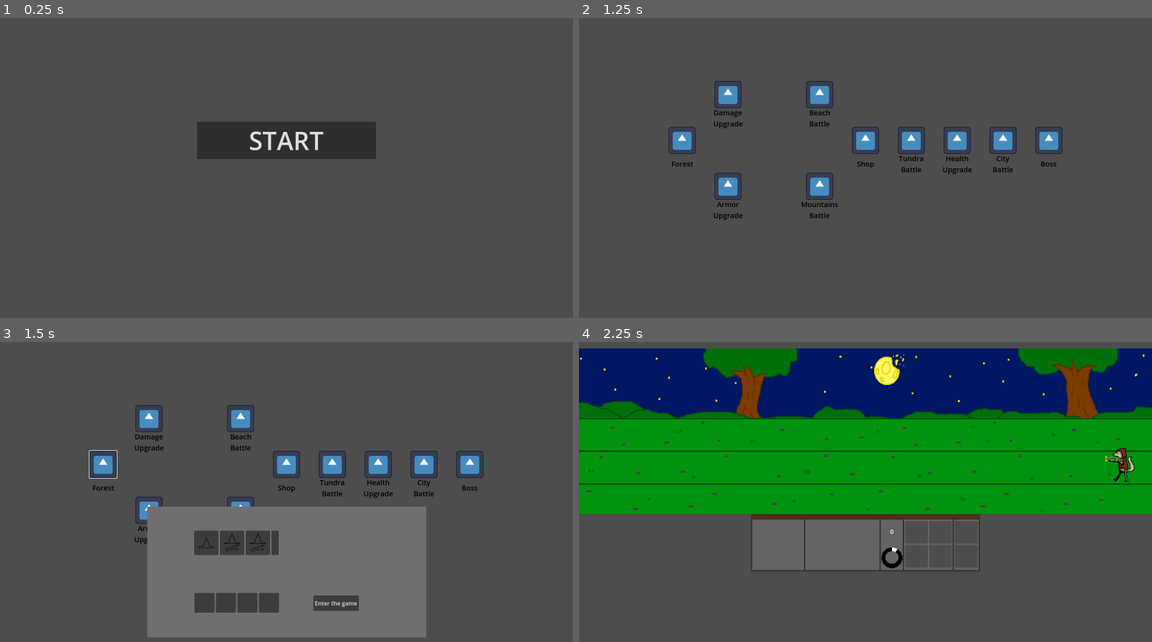
Above: before the commit, frames 1-4 (two rows, left to right).
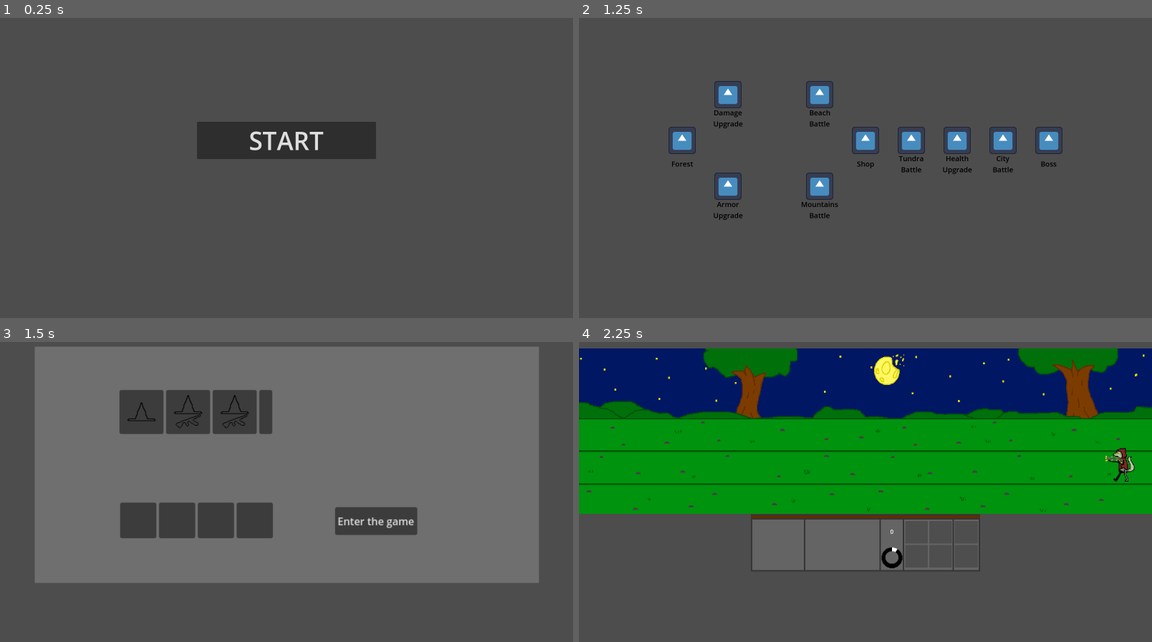
Above: after the commit, the same moments.

Repository: SammyCadian/wizards-who-hate-lizards
Game: Godot game, scene res://game.tscn
Two runs of this game, one before a commit and one after it. Both use one fixed random seed, a clock stepped at 60 frames per second and the inputs below. The engine's default icon, where the game draws it, is replaced by a stand-in: a white triangle on a blue panel in a dark square.
Inputs (mouse positions are in pixels of both pictures, inside the frame that each line leads up to):
- Up to frame 1 (0.25 s): no input
- Up to frame 2 (1.25 s): click "START" at 0.5 s
- Up to frame 3 (1.5 s): click (103, 465) at 1.27 s
- Up to frame 4 (2.25 s): click "Enter the game" at 2 s

Frames 1-2 are identical in both runs. In frame 3, 64% of the frame differs, in the area x 6-94%, y 1-99%; in frame 4, nothing differs.

Commit message:
Bugs and Godot version change
Fixed an error caused by lowering the Godot version
Fixed a fatal error caused by double freeing a dying unit's hitbox

Diff:
--- a/Scenes/UI/map.gd
+++ b/Scenes/UI/map.gd
@@ -86,7 +86,7 @@
 		currUnitSelect = unitSelectScene.instantiate()
 		currUnitSelect.name = "unitSelect" # Rename it in the tree
 		currUnitSelect.loadBattle.connect(loadBattle) # Connect the startGame signal
-		currUnitSelect.position = Vector2(0, 300)
+		#currUnitSelect.position = Vector2(0, 300)
 		add_child(currUnitSelect)
 
 # Connected from the unit selection signal, load into battle with the selected units
--- a/Scenes/UI/unit_selection.gd
+++ b/Scenes/UI/unit_selection.gd
@@ -1,4 +1,4 @@
-extends Node2D
+extends Control
 
 
 @export var unitOneIcon: CompressedTexture2D
--- a/Scenes/UI/unit_selection.tscn
+++ b/Scenes/UI/unit_selection.tscn
@@ -1,17 +1,21 @@
 [gd_scene load_steps=5 format=3 uid="uid://ckonvx88mks8d"]
 
-[ext_resource type="Script" uid="uid://dahbk8serjvie" path="res://Scenes/UI/unit_selection.gd" id="1_bxdoy"]
+[ext_resource type="Script" path="res://Scenes/UI/unit_selection.gd" id="1_bxdoy"]
 [ext_resource type="Texture2D" uid="uid://b1gbqcv7e8t4t" path="res://Sprites/UI/ButtonIcons/Wizards/AutoRifleIcon.png" id="2_ongp6"]
 [ext_resource type="Texture2D" uid="uid://ck7xbeysukqg3" path="res://Sprites/UI/ButtonIcons/Wizards/BasicIcon.png" id="3_0rmpk"]
 [ext_resource type="Texture2D" uid="uid://d16t6tiqbm3tp" path="res://Sprites/UI/ButtonIcons/Wizards/RifleIcon.png" id="4_jqnbg"]
 
-[node name="Unit Selection" type="Node2D"]
+[node name="Unit Selection" type="Control"]
+layout_mode = 3
+anchors_preset = 0
+scale = Vector2(1.80772, 1.80772)
 script = ExtResource("1_bxdoy")
 unitOneIcon = ExtResource("2_ongp6")
 unitTwoIcon = ExtResource("3_0rmpk")
 unitThreeIcon = ExtResource("4_jqnbg")
 
 [node name="ColorRect" type="ColorRect" parent="."]
+layout_mode = 1
 anchors_preset = 8
 anchor_left = 0.5
 anchor_top = 0.5
@@ -26,6 +30,7 @@
 color = Color(0.435192, 0.435192, 0.435192, 1)
 
 [node name="UnitsForBattle" type="HBoxContainer" parent="."]
+layout_mode = 0
 offset_left = -257.0
 offset_top = 59.0
 offset_right = -21.0
@@ -64,6 +69,7 @@
 size_flags_vertical = 3
 
 [node name="All units" type="HBoxContainer" parent="."]
+layout_mode = 0
 offset_left = -258.0
 offset_top = -115.0
 offset_right = -22.0
@@ -105,6 +111,7 @@
 size_flags_vertical = 3
 
 [node name="EnterGame" type="Button" parent="."]
+layout_mode = 0
 offset_left = 75.0
 offset_top = 66.0
 offset_right = 202.0
--- a/Scenes/Units/Lizards/spike_scene.gd
+++ b/Scenes/Units/Lizards/spike_scene.gd
@@ -48,6 +48,7 @@
 func takeDamage(damage: int):
 	health -= damage
 	if(health <= 0):
+		deathTimer <= 0
 		ouchieMyForehead()
 
 func _on_range_area_body_entered(body: Node2D) -> void:
@@ -68,9 +69,10 @@
 func ouchieMyForehead():
 	deathTimer = 2.5
 	velocity = Vector2(0, 0)
-	get_node("RangeArea").free()
-	get_node("HitboxArea").free()
-	get_node("CollisionShape2D").free()
+	if get_node("RangeArea") != null:
+		get_node("RangeArea").free()
+		get_node("HitboxArea").free()
+		get_node("CollisionShape2D").free()
 
 
 #func _on_hitbox_area_area_entered(area: Area2D) -> void:
--- a/Scenes/Units/Lizards/sus_scene.gd
+++ b/Scenes/Units/Lizards/sus_scene.gd
@@ -63,9 +63,10 @@
 func ouchieMyForehead():
 	deathTimer = 2.5
 	velocity = Vector2(0, 0)
-	get_node("RangeArea").free()
-	get_node("HitboxArea").free()
-	get_node("CollisionShape2D").free()
+	if get_node("RangeArea") != null:
+		get_node("RangeArea").free()
+		get_node("HitboxArea").free()
+		get_node("CollisionShape2D").free()
 
 func LizardDamage() -> int:
 	return damage
--- a/Scenes/Units/Wizards/autorifle.gd
+++ b/Scenes/Units/Wizards/autorifle.gd
@@ -66,9 +66,10 @@
 func ouchieMyForehead():
 	deathTimer = 2.5
 	velocity = Vector2(0, 0)
-	get_node("RangeArea").free()
-	get_node("HitboxArea").free()
-	get_node("CollisionShape2D").free()
+	if get_node("RangeArea") != null:
+		get_node("RangeArea").free()
+		get_node("HitboxArea").free()
+		get_node("CollisionShape2D").free()
 
 
 #func _on_hitbox_area_area_entered(area: Area2D) -> void:
--- a/Scenes/Units/Wizards/rifleman.gd
+++ b/Scenes/Units/Wizards/rifleman.gd
@@ -67,9 +67,10 @@
 func ouchieMyForehead():
 	deathTimer = 2.5
 	velocity = Vector2(0, 0)
-	get_node("RangeArea").free()
-	get_node("HitboxArea").free()
-	get_node("CollisionShape2D").free()
+	if get_node("RangeArea") != null:
+		get_node("RangeArea").free()
+		get_node("HitboxArea").free()
+		get_node("CollisionShape2D").free()
 
 
 #func _on_hitbox_area_area_entered(area: Area2D) -> void:
--- a/Scenes/Units/Wizards/scout.gd
+++ b/Scenes/Units/Wizards/scout.gd
@@ -70,9 +70,10 @@
 func ouchieMyForehead():
 	deathTimer = 2.5
 	velocity = Vector2(0, 0)
-	get_node("RangeArea").free()
-	get_node("HitboxArea").free()
-	get_node("CollisionShape2D").free()
+	if get_node("RangeArea") != null:
+		get_node("RangeArea").free()
+		get_node("HitboxArea").free()
+		get_node("CollisionShape2D").free()
 
 
 #func _on_hitbox_area_area_entered(area: Area2D) -> void:
--- a/game.gd
+++ b/game.gd
@@ -7,7 +7,7 @@
 
 # Clear the current scene
 func clearScene():
-	if currScene:
+	if currScene != null:
 		currScene.queue_free()
 
 # Switch and load scenes
--- a/project.godot
+++ b/project.godot
@@ -11,8 +11,8 @@
 [application]
 
 config/name="Wizards Who Hate Lizards"
-run/main_scene="uid://byutp7xafqr1g"
-config/features=PackedStringArray("4.4", "Forward Plus")
+run/main_scene="res://game.tscn"
+config/features=PackedStringArray("4.3", "Forward Plus")
 config/icon="res://icon.svg"
 
 [autoload]
Not shown: 1 places in Scenes/Battle/battle.tscn that only renumber resources
Not shown: 1 places in Scenes/Battle/battle_manager.tscn that only renumber resources
Not shown: 1 places in Scenes/Battle/unit_spawner.tscn that only renumber resources
Not shown: 1 places in Scenes/UI/battle_ui.tscn that only renumber resources
Not shown: 1 places in Scenes/UI/map.tscn that only renumber resources
Not shown: 1 places in Scenes/Units/Lizards/spike_scene.tscn that only renumber resources
Not shown: 1 places in Scenes/Units/Wizards/autorifle.tscn that only renumber resources
Not shown: 1 places in Scenes/Units/Wizards/rifleman.tscn that only renumber resources
Not shown: 1 places in Scenes/Units/Wizards/scout.tscn that only renumber resources
Not shown: 1 places in game.tscn that only renumber resources
